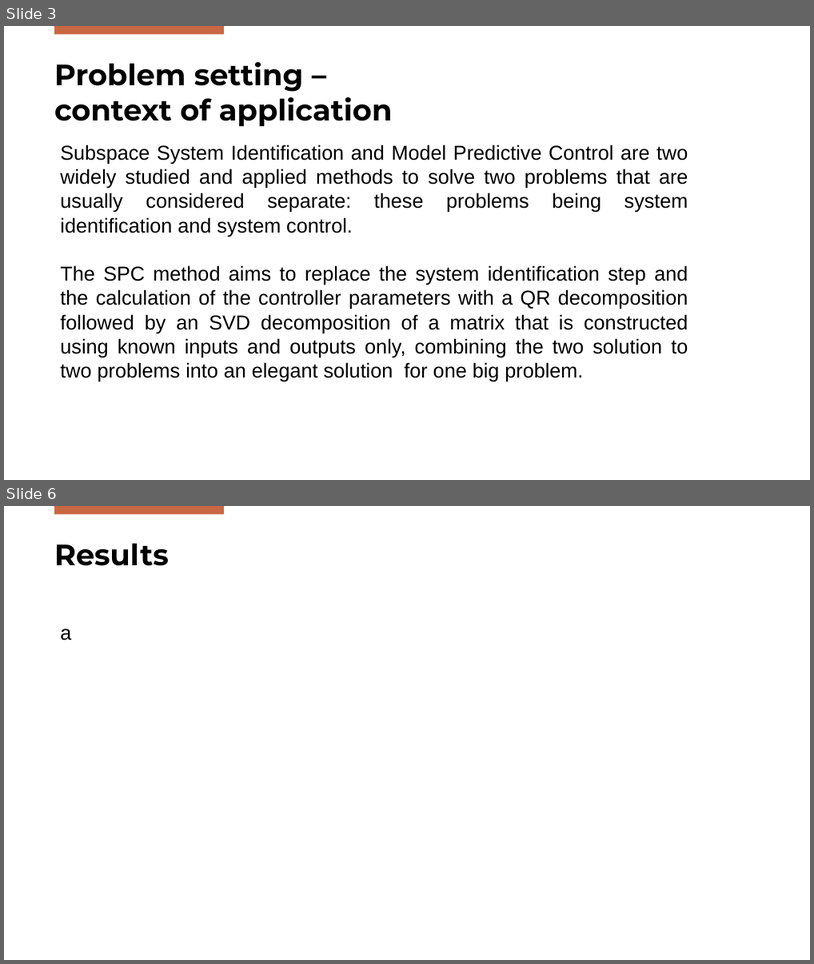
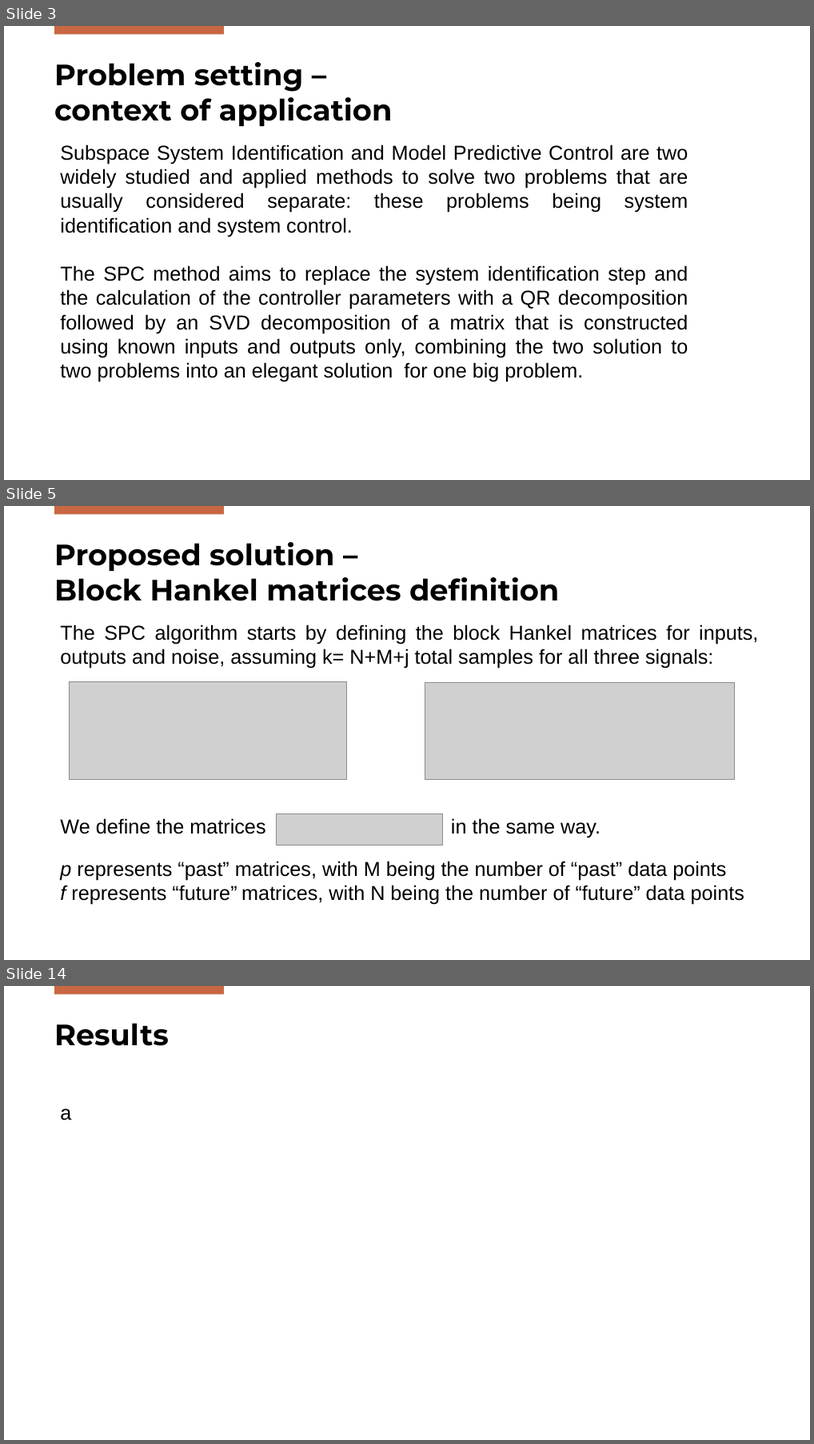
Before and after one commit to Gabriele-Mazzoleni/Progetto_ALES_aa_2025_2026, a slide deck: SPC_Presentation.pptx. Shown one above the other, each under a label of ours: slides 3 and 6 before the commit, slides 3, 5 and 14 after it; the slides between them are not shown. The pictures are 814x964 and 814x1444 pixels, drawn with LibreOffice and Linux fonts; fonts in the diff are those of the drawing; grey boxes stand for pictures; background and template pictures are left out. Boxes give left, top, right and bottom in pixels: in the first picture for what was removed or moved away, otherwise in the second. Text is boxed around its words. In the diff, an @@ line names an element or a change of style, - is before the commit and + after.

```diff
--- a/SPC_Presentation.pptx
+++ b/SPC_Presentation.pptx
@@ slide 5 added at (4,506,810,960), background #FFFFFF; not listed: 1 template element that a slide beside it also shows @@
@@ title added at (54,542,559,601), 35 pt, text #000000, bold @@
+Proposed solution –
+Block Hankel matrices definition
@@ text added at (60,624,758,904), 24 pt, text #000000 @@
+The SPC algorithm starts by defining the block Hankel matrices for inputs, outputs and noise, assuming k= N+M+j total samples for all three signals:
+We define the matrices in the same way.
+p represents “past” matrices, with M being the number of “past” data points
+f represents “future” matrices, with N being the number of “future” data points
@@ picture added at (70,681,346,780) @@
@@ picture added at (425,683,734,780) @@
@@ picture added at (276,813,442,844) @@
@@ what was slide 6 is now slide 14 @@
```
Also in this commit, not shown: 2 slides changed, 7 other slides added, 1 other file.
